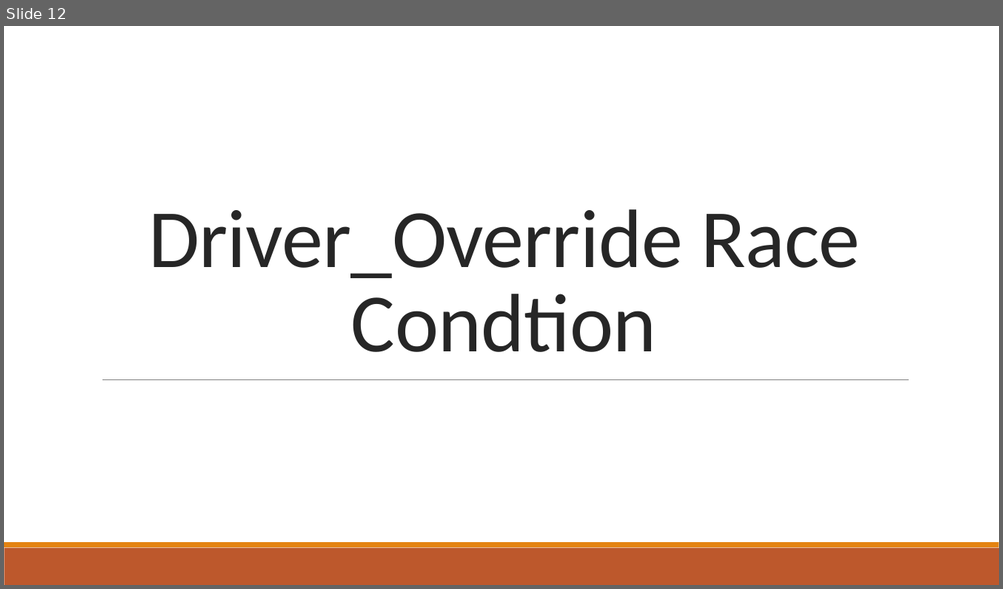
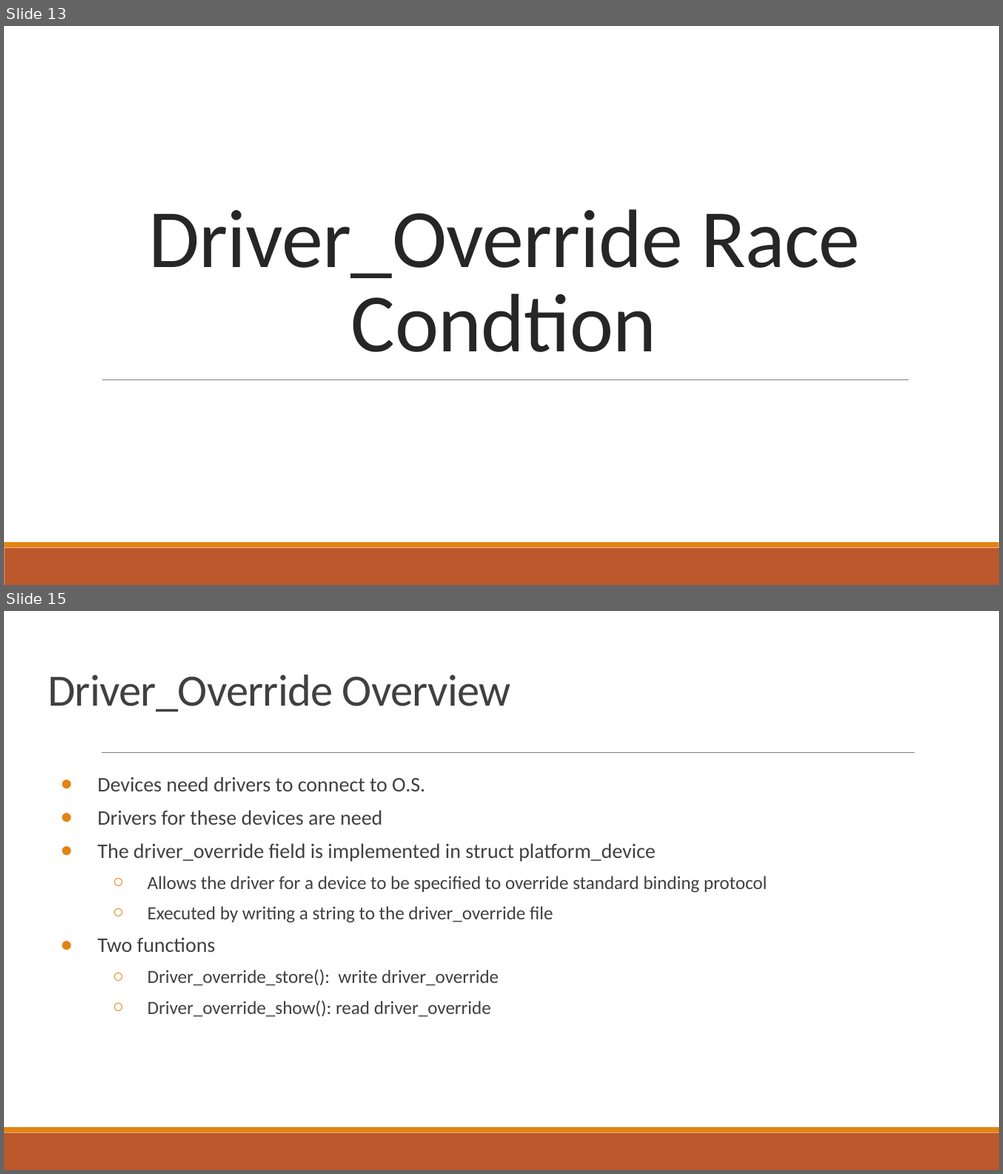
Before and after one commit to ttown386/PaVT-BST, a slide deck: doc/HW2/Tower Probe Race Condition.pptx. Shown one above the other, each under a label of ours: slide 12 before the commit, slides 13 and 15 after it; the slides between them are not shown. The pictures are 1003x589 and 1003x1174 pixels, drawn with LibreOffice and Linux fonts; fonts in the diff are those of the drawing. Boxes give left, top, right and bottom in pixels: in the first picture for what was removed or moved away, otherwise in the second. Text is boxed around its words. In the diff, an @@ line names an element or a change of style, - is before the commit and + after.

```diff
--- a/doc/HW2/Tower Probe Race Condition.pptx
+++ b/doc/HW2/Tower Probe Race Condition.pptx
@@ slide 15 added at [4, 611, 999, 1170], background #FFFFFF; not listed: 2 template elements that a slide beside it also shows @@
@@ title added at [48, 675, 511, 712], 32.4 pt, text #404040 @@
+Driver_Override Overview
@@ line added from (102, 753) to (914, 753), #808080 0.5 pt @@
@@ text added at [97, 777, 767, 1017], 13.5 pt, text #404040 @@
+● Devices need drivers to connect to O.S.
+● Drivers for these devices are need
+● The driver_override field is implemented in struct platform_device
+  ○ Allows the driver for a device to be specified to override standard binding protocol
+  ○ Executed by writing a string to the driver_override file
+● Two functions
+  ○ Driver_override_store(): write driver_override
+  ○ Driver_override_show(): read driver_override
@@ what was slide 12 is now slide 13 @@
```
Also in this commit, not shown: 4 slides changed, 12 other slides added, 1 slide removed.
